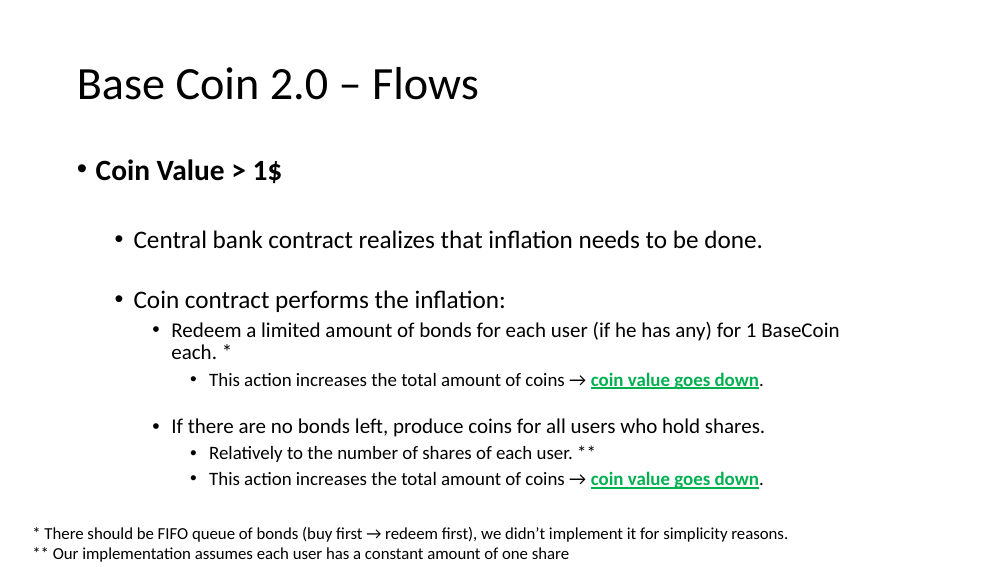
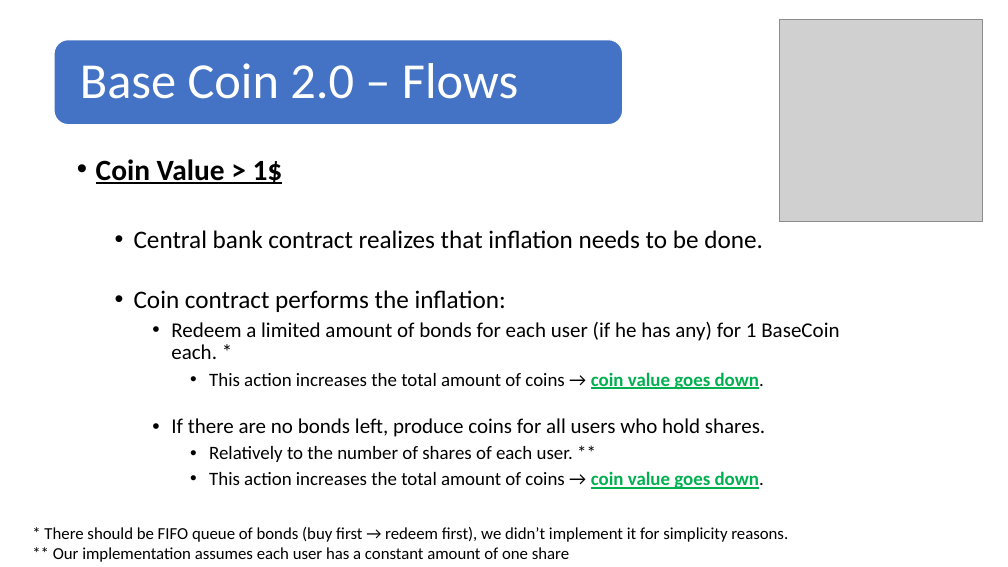
Before and after one commit to Ugadot/StableCoin, a slide deck: slide 8 of BaseCoin_Presentation.pptx. Drawn at 1008x567 pixels with LibreOffice and Linux fonts; fonts in the diff are those of the drawing; grey boxes stand for pictures. Boxes give left, top, right and bottom in pixels: in the first picture for what was removed or moved away, otherwise in the second. Text is boxed around its words. In the diff, an @@ line names an element or a change of style, - is before the commit and + after.

```diff
--- a/BaseCoin_Presentation.pptx
+++ b/BaseCoin_Presentation.pptx
@@ picture added at [780, 19, 983, 222] @@
@@ rounded rectangle added at [54, 40, 623, 125], fill #4472C4, outline #FFFFFF 1 pt @@
@@ text "Base Coin 2.0 – Flows" at [80, 63, 518, 99]: size 44 to 48 pt, text colour #000000 to #FFFFFF; more space between paragraphs @@
@@ text at [96, 159, 283, 184]: underline on in "Coin Value > 1$" @@
```
Also in this commit, not shown: 11 other slides changed.
